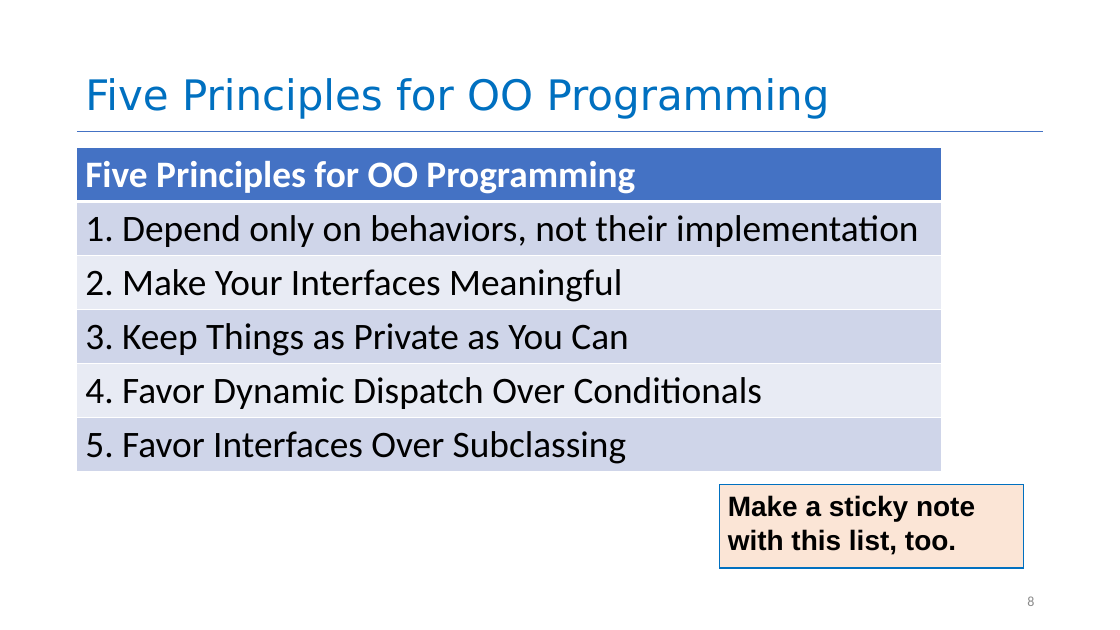
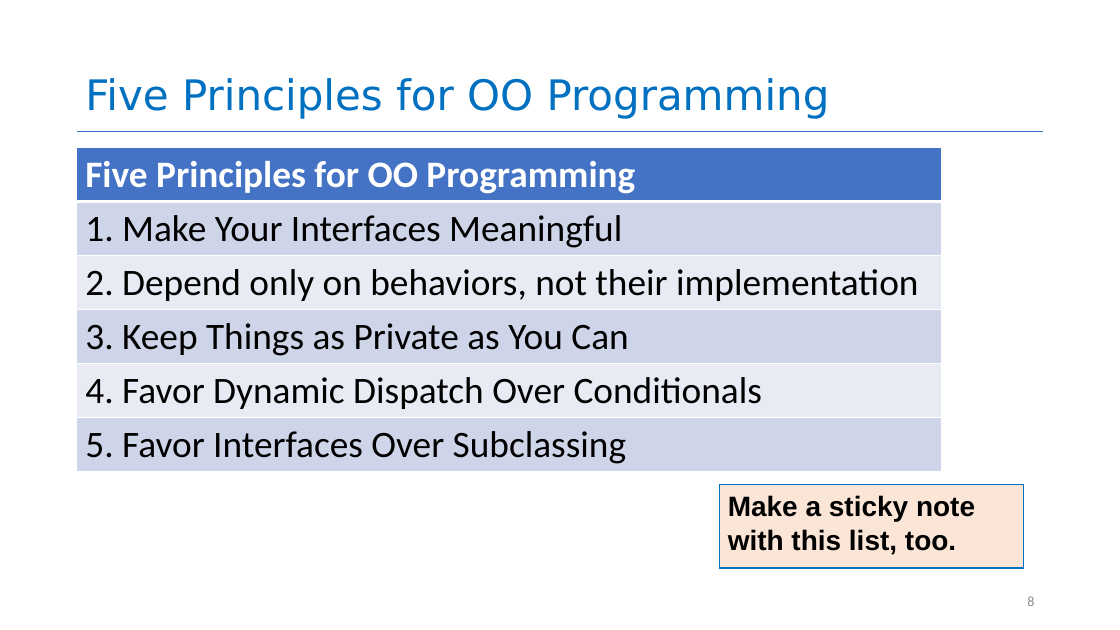
Before and after one commit to neu-se/CS4530-CS5500-Spring-2021, a slide deck: slide 8 of Slides/Lesson 1.3 Object-Oriented Principles.pptx. Drawn at 1120x630 pixels with LibreOffice and Linux fonts; fonts in the diff are those of the drawing. Boxes give left, top, right and bottom in pixels: in the first picture for what was removed or moved away, otherwise in the second. Text is boxed around its words. In the diff, an @@ line names an element or a change of style, - is before the commit and + after.

```diff
--- a/Slides/Lesson 1.3 Object-Oriented Principles.pptx
+++ b/Slides/Lesson 1.3 Object-Oriented Principles.pptx
@@ table at (77, 147, 942, 468) @@
-row 2, column 1: 1. Depend only on behaviors, not their implementation
+row 2, column 1: 1. Make Your Interfaces Meaningful
-row 3, column 1: 2. Make Your Interfaces Meaningful
+row 3, column 1: 2. Depend only on behaviors, not their implementation
```
Also in this commit, not shown: 2 other slides changed, 11 slides added, 17 slides removed, 1 other file.
